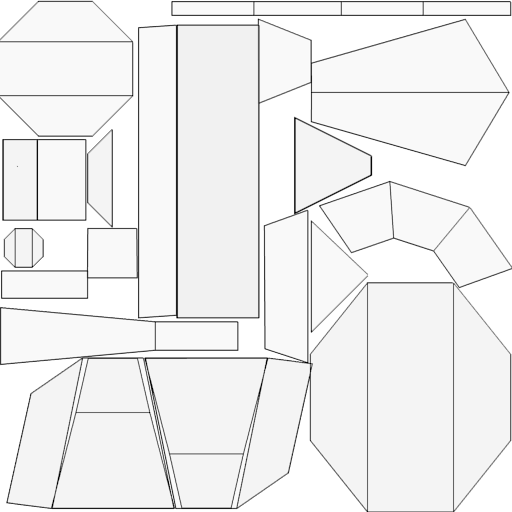
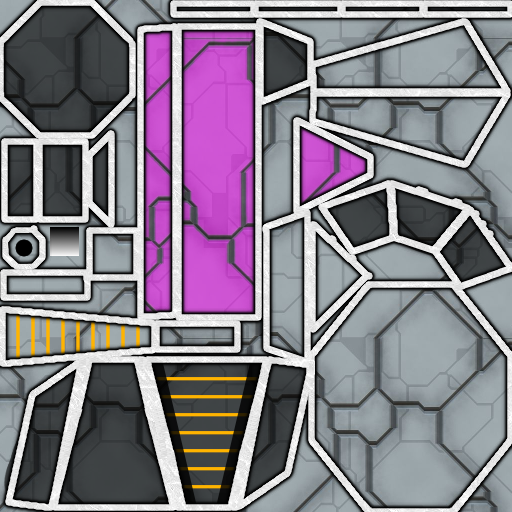
Layers edited between the first and the second 512x512 image:
removed layer "chemist.png #3" over [0, 227, 89, 299]
removed layer "chemist.png #2" over [2, 24, 373, 319]
removed layer "chemist.png" over [6, 0, 512, 512]
added layer "perimetro" above "perimetro copia" over [0, 0, 512, 512]
added layer "perimetro copia" above "SCURO #1" over [0, 0, 512, 512]
added layer "SCURO #1" above "COLORE" over [145, 359, 268, 510]
added layer "COLORE" (50%) above "LUCI" over [139, 24, 373, 319]
added layer "LUCI" above "SFUMA" over [16, 309, 261, 489]
added layer "SFUMA" above "CANNONE" over [50, 227, 79, 256]
added layer "CANNONE" above "SCURO" over [15, 239, 33, 257]
added layer "SCURO" (60%) above "sfondo copia" over [0, 2, 507, 512]
added layer "sfondo copia" above "chemist.png #1" over [0, 0, 512, 512]
painted on "chemist.png #1" over [0, 0, 512, 512]
